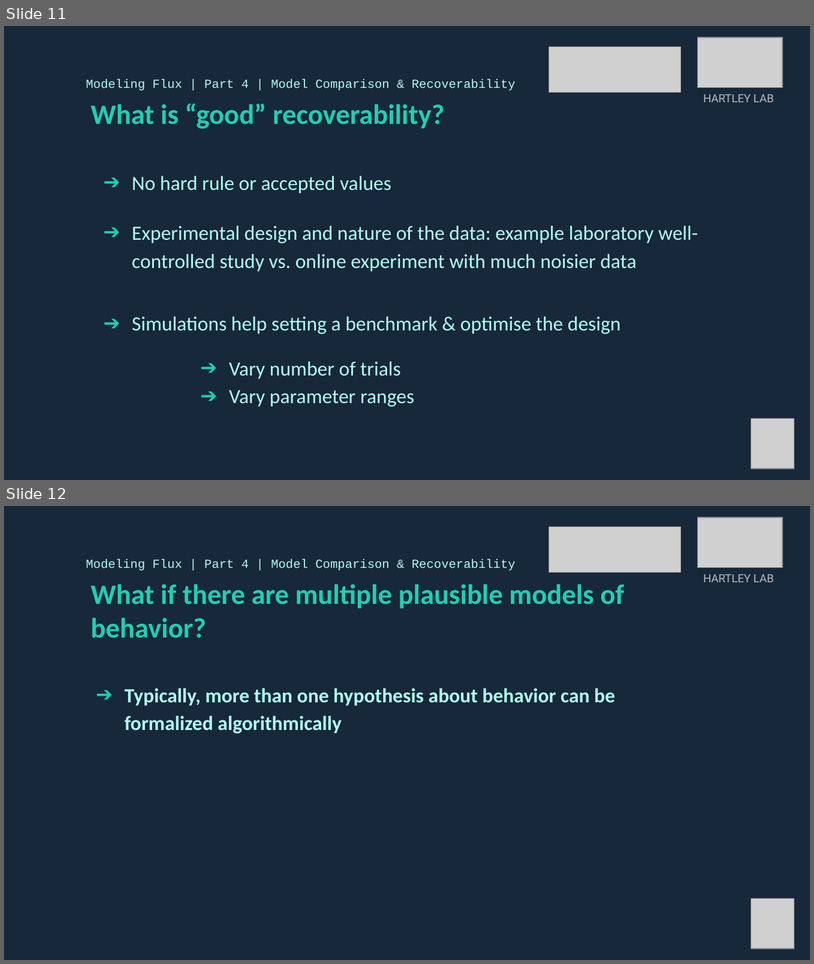
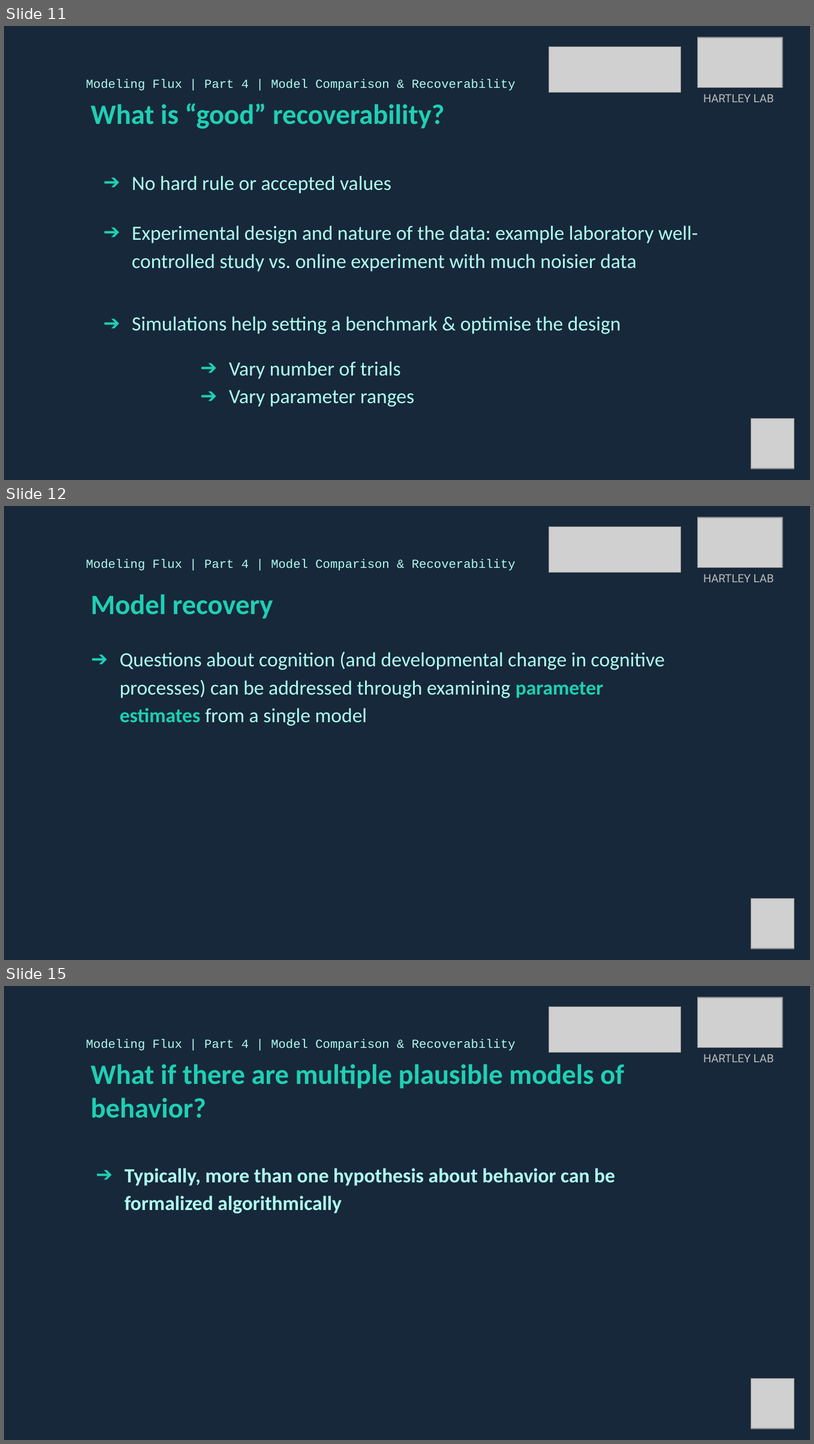
Before and after one commit to DevComPsy/2021FluxCompModellingWorkshop, a slide deck: SectionD/Flux_GroupD_combined.pptx. Shown one above the other, each under a label of ours: slides 11 and 12 before the commit, slides 11, 12 and 15 after it; the slides between them are not shown. The pictures are 814x964 and 814x1444 pixels, drawn with LibreOffice and Linux fonts; fonts in the diff are those of the drawing; grey boxes stand for pictures. Boxes give left, top, right and bottom in pixels: in the first picture for what was removed or moved away, otherwise in the second. Text is boxed around its words. In the diff, an @@ line names an element or a change of style, - is before the commit and + after.

```diff
--- a/SectionD/Flux_GroupD_combined.pptx
+++ b/SectionD/Flux_GroupD_combined.pptx
@@ slide 12 added at (4,506,810,960), background #17283A @@
@@ picture added at (698,517,783,567) @@
@@ picture added at (549,527,681,573) @@
@@ text added at (86,559,516,571), 11 pt, text #B0FEF1 @@
+Modeling Flux | Part 4 | Model Comparison & Recoverability
@@ text added at (704,574,774,582), 10 pt, text #BDBDBD @@
+HARTLEY LAB
@@ title added at (91,594,273,619), 25 pt, text #1FD0B3, bold @@
+Model recovery
@@ text added at (120,651,665,726), 18 pt, text #B0FEF1 @@
+➔ Questions about cognition (and developmental change in cognitive processes) can be addressed through examining parameter estimates from a single model
@@ picture added at (752,898,794,948) @@
@@ what was slide 12 is now slide 15 @@
```
Also in this commit, not shown: 5 slides changed, 4 other slides added, 3 other files.
